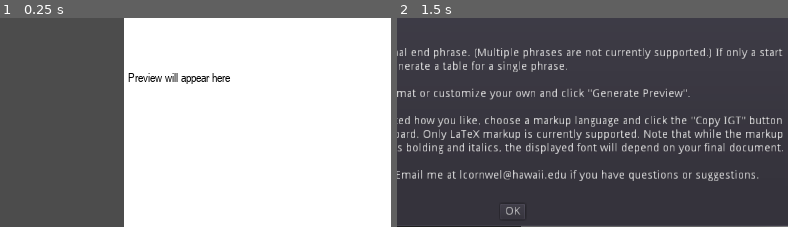
Above: before the commit, frames 1-2 (left to right).
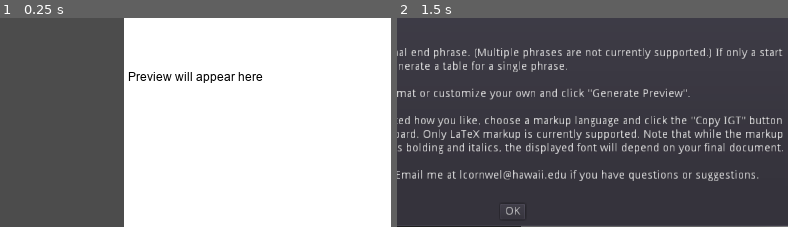
Above: after the commit, the same moments.

Repository: LaurenOopsum/Auto-IGT
Game: Godot game, scene res://scenes/main.tscn
Same seed, same stepped clock (60 frames per second), same inputs: the game is played once before the commit and once after it. Before the commit the project has no main scene; this scene is started directly in both runs.
Inputs (mouse positions are % of the whole screen's width and height, from its top left):
- Up to frame 1 (0.25 s): no input
- Up to frame 2 (1.5 s): click (12, 20) at 0.52 s; type "12" at 0.6 s; click "Instructions" at 1.25 s
The pictures show only the part of the screen within x 35-85%, y 39-89%; the shares and areas given below are measured in that part.

The runs differ from the first frame. In frame 1, 1.0% of the frame differs, in the area x 32-68%, y 25-32%; in frame 2, nothing differs.

Commit message:
fixed font theme on PreviewLines

Diff:
--- a/project.godot
+++ b/project.godot
@@ -117,6 +117,7 @@
 [application]
 
 config/name="Auto IGT"
+run/main_scene="res://scenes/main.tscn"
 config/icon="res://images/icon.png"
 
 [autoload]
--- a/scenes/main.tscn
+++ b/scenes/main.tscn
@@ -15,7 +15,7 @@
 [ext_resource path="res://scripts/main_scene/start_num.gd" type="Script" id=13]
 [ext_resource path="res://scripts/main_scene/markup_copy.gd" type="Script" id=14]
 [ext_resource path="res://scripts/preview_nodes/preview_text.gd" type="Script" id=15]
-[ext_resource path="res://dynamic_fonts/fonts/ARIALN.TTF" type="DynamicFontData" id=16]
+[ext_resource path="res://dynamic_fonts/fonts/arial.ttf" type="DynamicFontData" id=16]
 
 [sub_resource type="StyleBoxEmpty" id=5]
 
--- a/scripts/xeroxes/latex.gd
+++ b/scripts/xeroxes/latex.gd
@@ -1,7 +1,6 @@
 
 class_name LatexXerox
 extends Xerox
-
 
 
 func clipboard_copy() :
